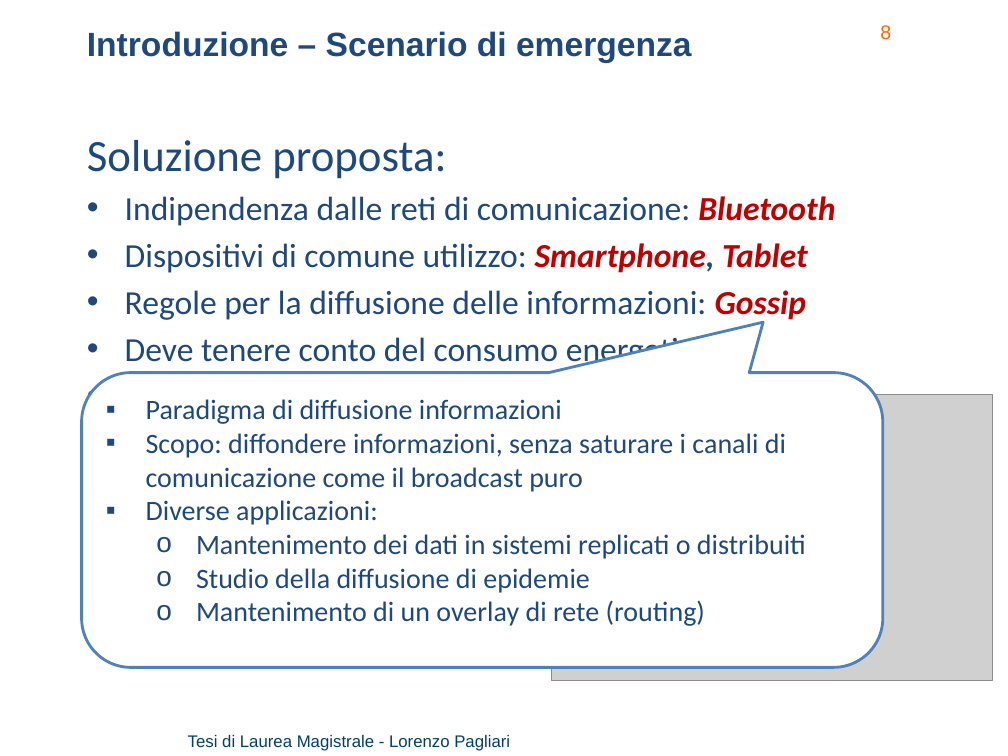
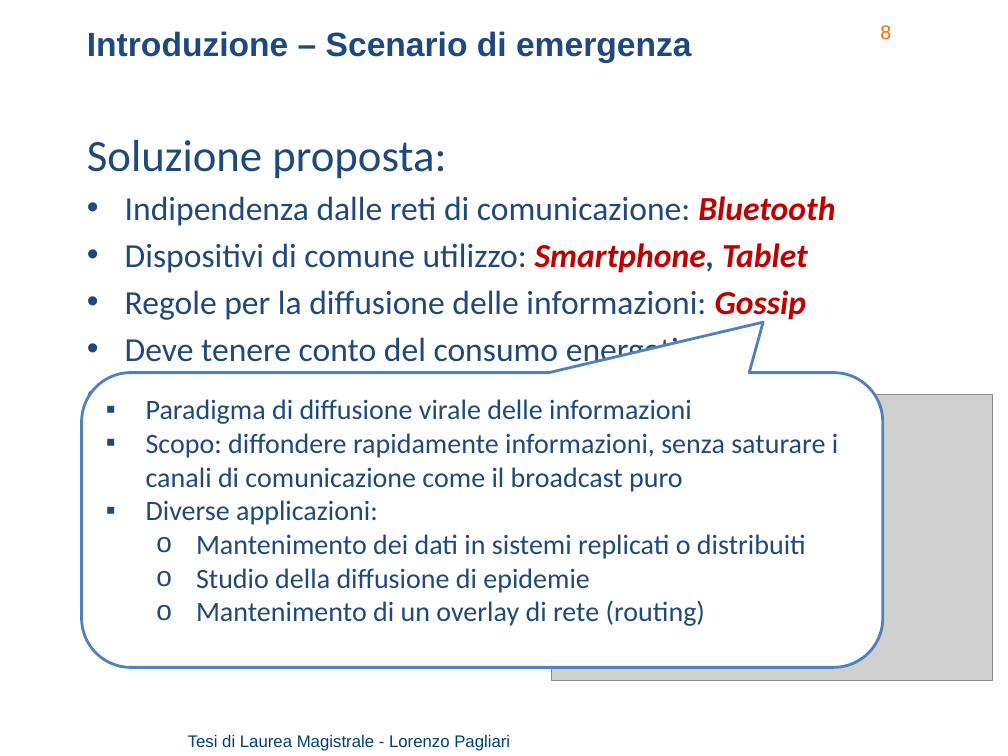
Before and after one commit to lorenzo-pagliari/Tesi, a slide deck: slide 8 of presentazione/Pagliari Lorenzo - presentazione_v3.pptx. Drawn at 1008x756 pixels with LibreOffice and Linux fonts; fonts in the diff are those of the drawing; grey boxes stand for pictures; background and template pictures are left out. Boxes give left, top, right and bottom in pixels: in the first picture for what was removed or moved away, otherwise in the second. Text is boxed around its words. In the diff, an @@ line names an element or a change of style, - is before the commit and + after.

```diff
--- a/presentazione/Pagliari Lorenzo - presentazione_v3.pptx
+++ b/presentazione/Pagliari Lorenzo - presentazione_v3.pptx
@@ text in rounded speech box at bbox=[146, 399, 838, 492]: text changed @@
-▪ Paradigma di diffusione informazioni
-▪ Scopo: diffondere informazioni, senza saturare i canali di comunicazione come il broadcast puro
+▪ Paradigma di diffusione virale delle informazioni
+▪ Scopo: diffondere rapidamente informazioni, senza saturare i canali di comunicazione come il broadcast puro
```
Also in this commit, not shown: 6 other slides changed, 1 other file.
